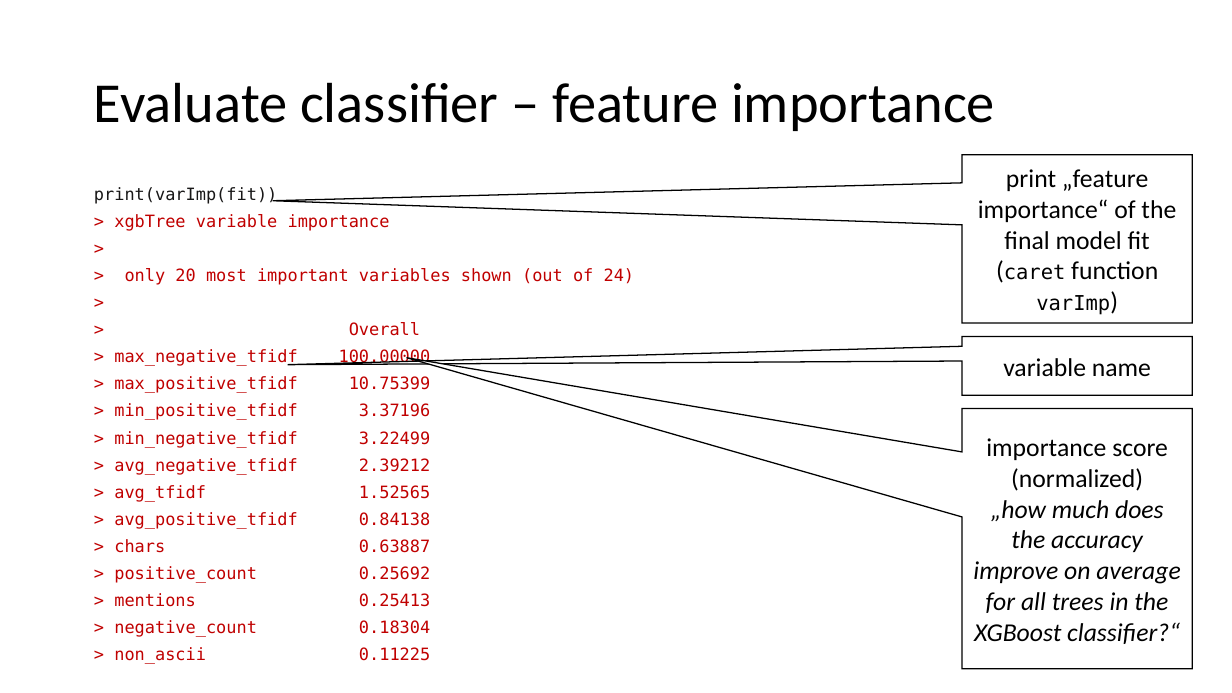
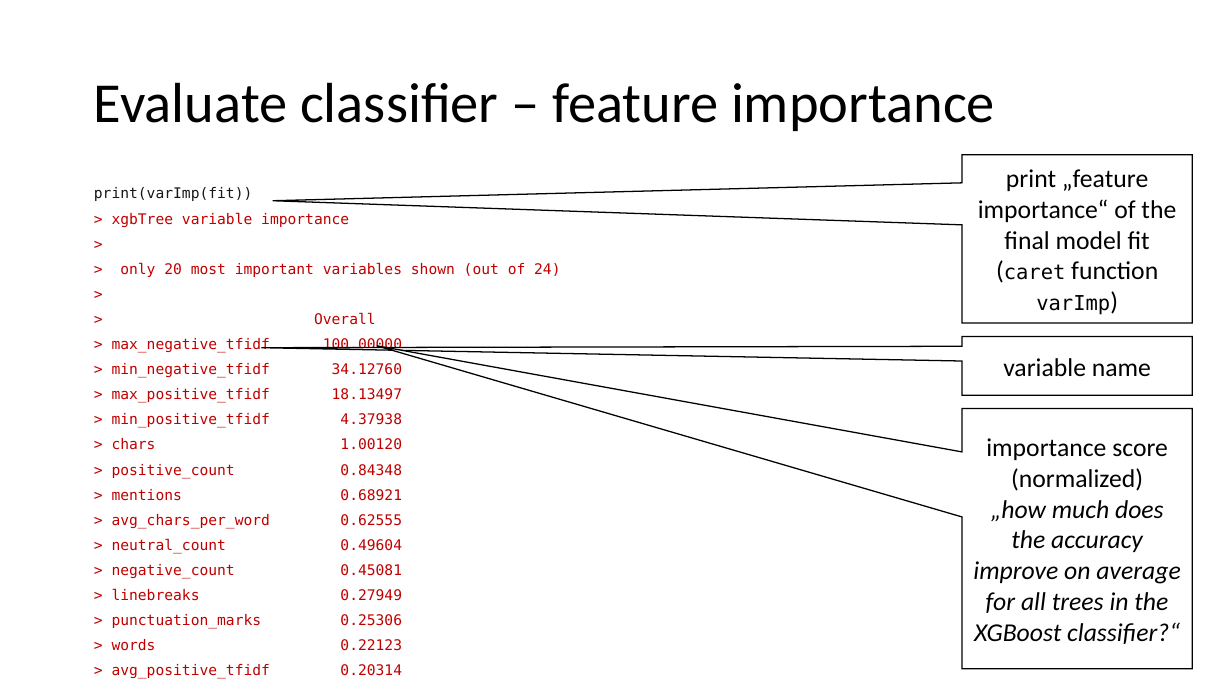
Before and after one commit to samuelstelzer/twitter_sentiment_analysis, a slide deck: slide 26 of handson_workshop.pptx. Drawn at 1232x693 pixels with LibreOffice and Linux fonts; fonts in the diff are those of the drawing. Boxes give left, top, right and bottom in pixels: in the first picture for what was removed or moved away, otherwise in the second. Text is boxed around its words. In the diff, an @@ line names an element or a change of style, - is before the commit and + after.

```diff
--- a/handson_workshop.pptx
+++ b/handson_workshop.pptx
@@ text at (x1=94, y1=187, x2=560, y2=353): size 13.2 to 11.4 pt in "print(varImp(fit))", "> xgbTree variable importance", ">", "> only 20 most important variables shown ..." and 3 more places @@
@@ text at (x1=112, y1=363, x2=402, y2=679): text changed; size 13.2 to 11.4 pt @@
-> max_positive_tfidf 10.75399
-> min_positive_tfidf 3.37196
-> min_negative_tfidf 3.22499
-> avg_negative_tfidf 2.39212
-> avg_tfidf 1.52565
-> avg_positive_tfidf 0.84138
-> chars 0.63887
-> positive_count 0.25692
-> mentions 0.25413
-> negative_count 0.18304
-> non_ascii 0.11225
+> min_negative_tfidf 34.12760
+> max_positive_tfidf 18.13497
+> min_positive_tfidf 4.37938
+> chars 1.00120
+> positive_count 0.84348
+> mentions 0.68921
+> avg_chars_per_word 0.62555
+> neutral_count 0.49604
+> negative_count 0.45081
+> linebreaks 0.27949
+> punctuation_marks 0.25306
+> words 0.22123
+> avg_positive_tfidf 0.20314
```
Also in this commit, not shown: 4 other slides changed, 6 other files.
